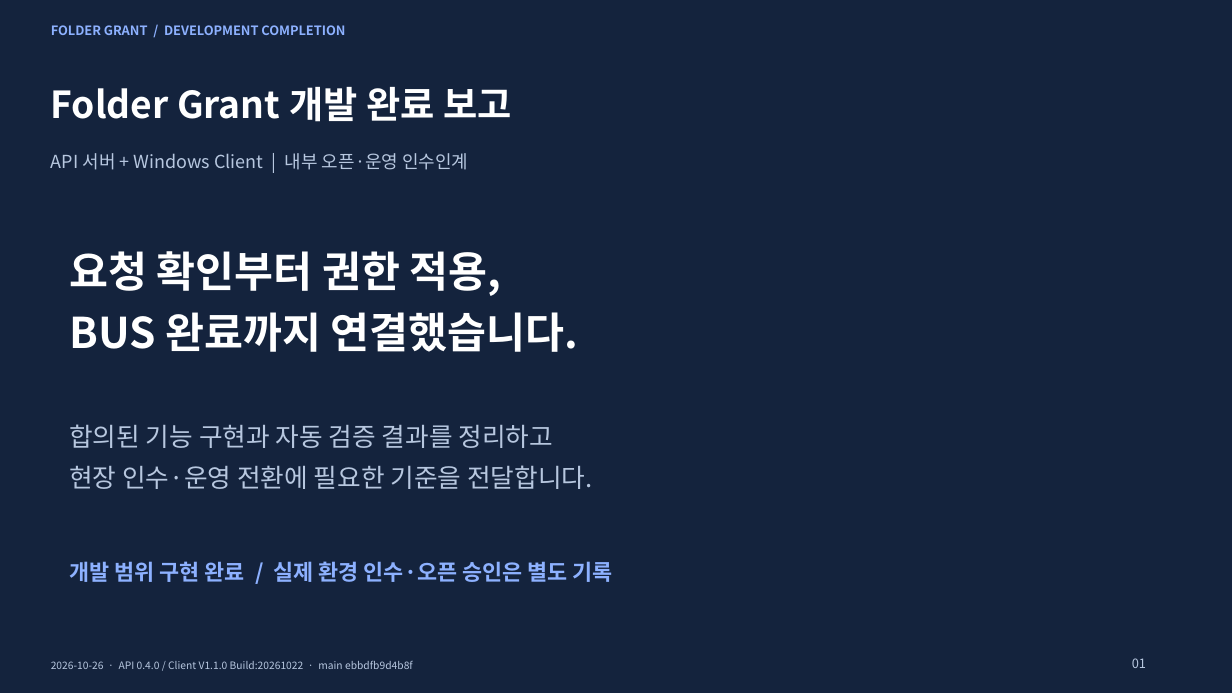
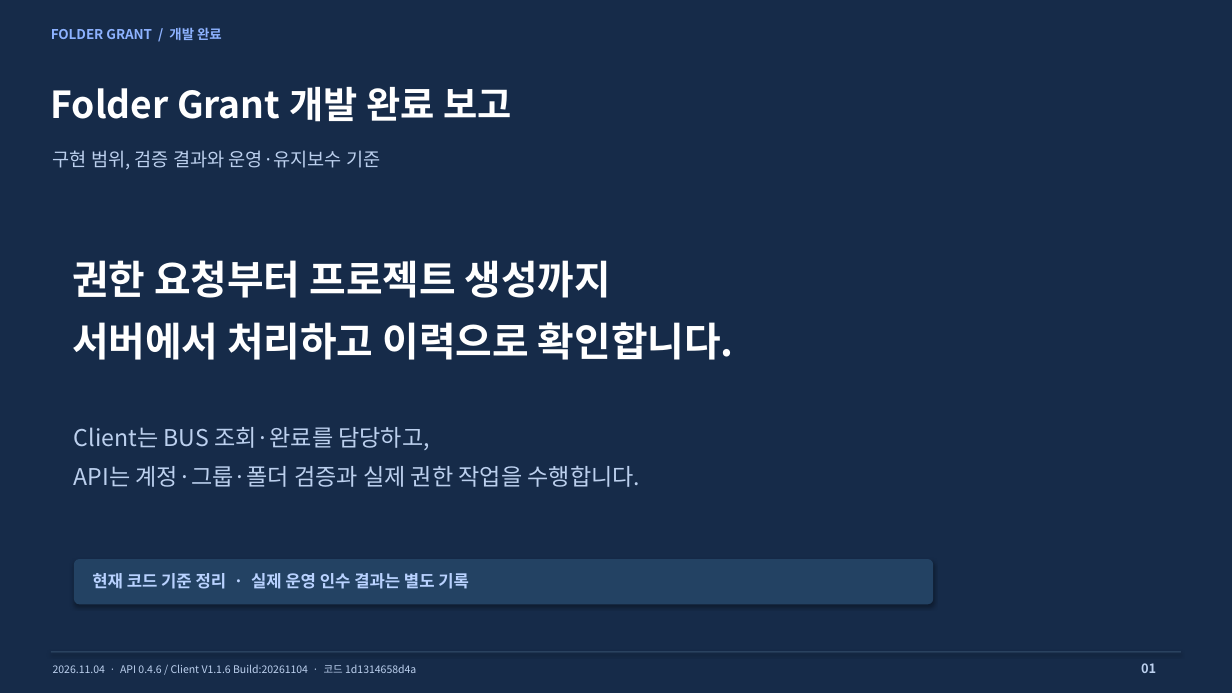
Before and after one commit to Corggi-Kim/Folder-Grant-Tool, a slide deck: slide 1 of docs/Folder_Grant_개발완료_보고서.pptx. Drawn at 1232x693 pixels with LibreOffice and Linux fonts; fonts in the diff are those of the drawing. Boxes give left, top, right and bottom in pixels: in the first picture for what was removed or moved away, otherwise in the second. Text is boxed around its words. In the diff, an @@ line names an element or a change of style, - is before the commit and + after.

Commit message:
Refresh maintenance manuals and development completion report

```diff
--- a/docs/Folder_Grant_개발완료_보고서.pptx
+++ b/docs/Folder_Grant_개발완료_보고서.pptx
@@ background #14233D to #162B49 @@
@@ text at [51, 27, 222, 40]: text changed; size 10 to 10.5 pt; text colour #8DB1FF to #8DB2FF @@
-FOLDER GRANT / DEVELOPMENT COMPLETION
+FOLDER GRANT / 개발 완료
@@ text at [53, 150, 380, 170]: text changed; size 14 to 14.5 pt; text colour #B7C7DF to #BCD0EE @@
-API 서버 + Windows Client | 내부 오픈·운영 인수인계
+구현 범위, 검증 결과와 운영·유지보수 기준
@@ text removed at [69, 251, 579, 352] @@
-요청 확인부터 권한 적용,
-BUS 완료까지 연결했습니다.
@@ text at [72, 260, 734, 360]: text changed; size 20 to 31 pt; text colour #B7C7DF to #FFFFFF; bold on @@
-합의된 기능 구현과 자동 검증 결과를 정리하고
-현장 인수·운영 전환에 필요한 기준을 전달합니다.
+권한 요청부터 프로젝트 생성까지
+서버에서 처리하고 이력으로 확인합니다.
@@ text at [74, 427, 641, 487]: text changed; size 17 to 18 pt; text colour #8DB1FF to #BCD0EE; bold off @@
-개발 범위 구현 완료 / 실제 환경 인수·오픈 승인은 별도 기록
+Client는 BUS 조회·완료를 담당하고,
+API는 계정·그룹·폴더 검증과 실제 권한 작업을 수행합니다.
@@ rounded rectangle added at [74, 559, 933, 604], fill #234263 @@
@@ text added at [92, 573, 469, 589], 13 pt, text #B9D2FF, bold @@
+현재 코드 기준 정리 · 실제 운영 인수 결과는 별도 기록
@@ rectangle added at [51, 652, 1181, 653], fill #36506D @@
@@ text "01": place and size @@
-text "01" at [1132, 658, 1146, 668]
+text "01" at [1141, 663, 1156, 673]
@@ text "01" at [1141, 663, 1156, 673]: text colour #B7C7DF to #BCD0EE, bold on; line spacing 1 to 1.12; less space between paragraphs @@
@@ text at [53, 664, 416, 673]: text changed; size 8 to 8.2 pt; text colour #B7C7DF to #BCD0EE @@
-2026-10-26 · API 0.4.0 / Client V1.1.0 Build:20261022 · main ebbdfb9d4b8f
+2026.11.04 · API 0.4.6 / Client V1.1.6 Build:20261104 · 코드 1d1314658d4a
```
Also in this commit, not shown: 6 other slides changed, 11 slides added, 11 slides removed, 2 other files.
